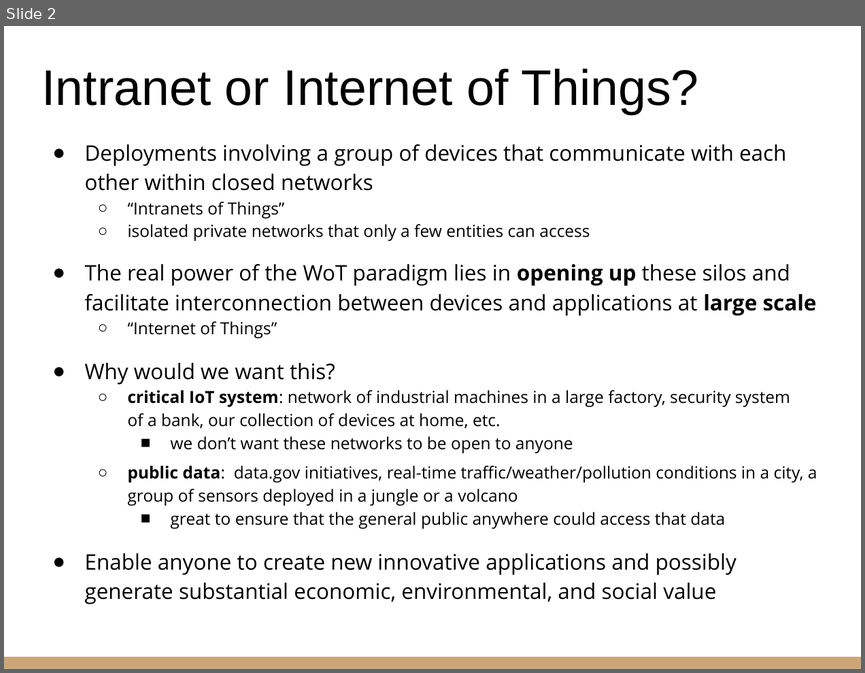
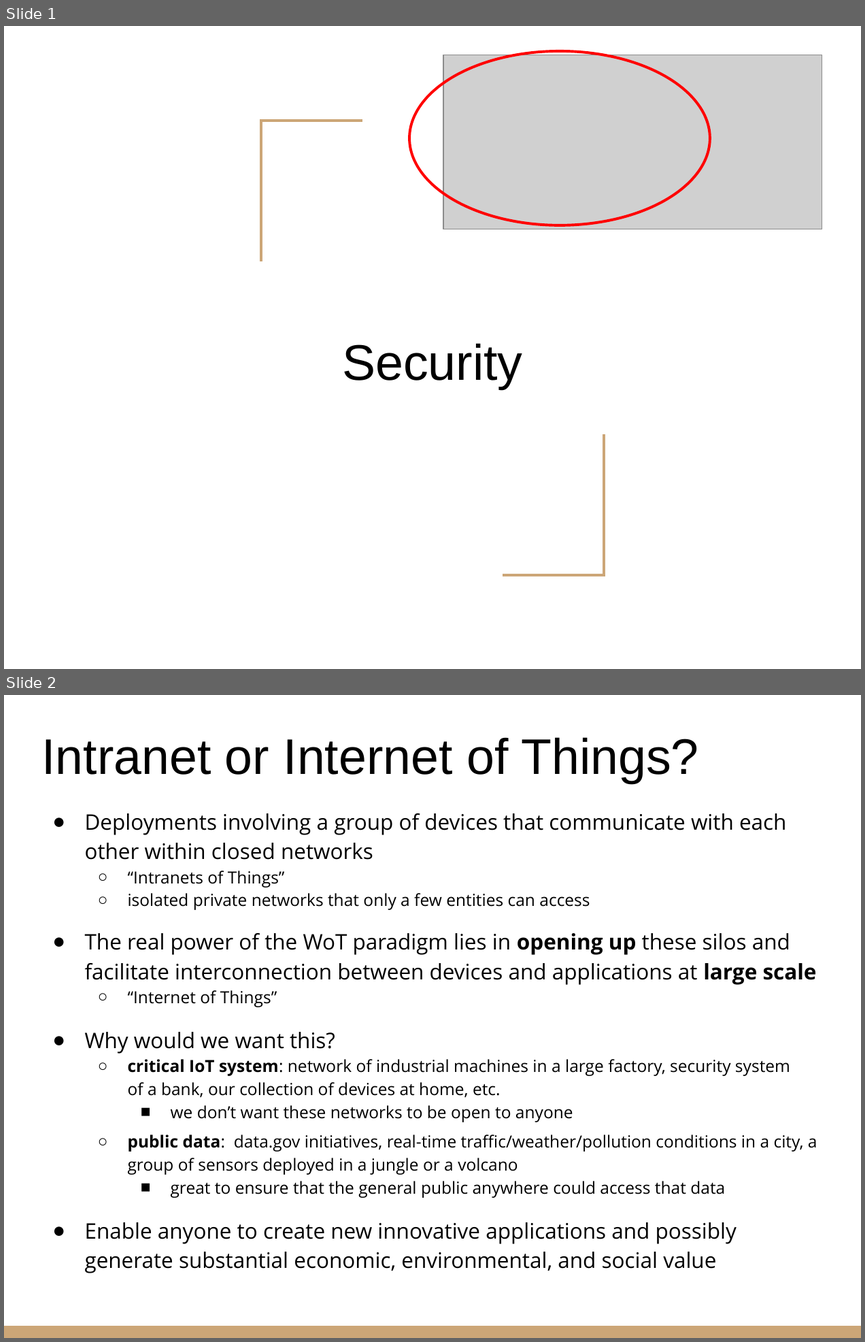
Before and after one commit to riccardoberta/makers, a slide deck: 10 - Securing/slides.pptx. Shown one above the other, each under a label of ours: slide 2 before the commit, slides 1 and 2 after it. The pictures are 865x673 and 865x1342 pixels, drawn with LibreOffice and Linux fonts; fonts in the diff are those of the drawing; grey boxes stand for pictures. Boxes give left, top, right and bottom in pixels: in the first picture for what was removed or moved away, otherwise in the second. Text is boxed around its words. In the diff, an @@ line names an element or a change of style, - is before the commit and + after.

```diff
--- a/10 - Securing/slides.pptx
+++ b/10 - Securing/slides.pptx
@@ slide 1 added at [4,26,861,669], background #FFFFFF @@
@@ ellipse added at [409,51,710,225], outline #FF0000 2.25 pt @@
@@ picture added at [443,55,822,229] @@
@@ freeform shape added at [261,121,362,261], outline #CCA677 2.25 pt @@
@@ title added at [342,343,522,389], 42 pt, text #000000 @@
+Security
@@ freeform shape added at [502,434,604,574], outline #CCA677 2.25 pt @@
```
Also in this commit, not shown: 6 slides changed, 1 other slide added, 1 slide removed, 36 other files.
